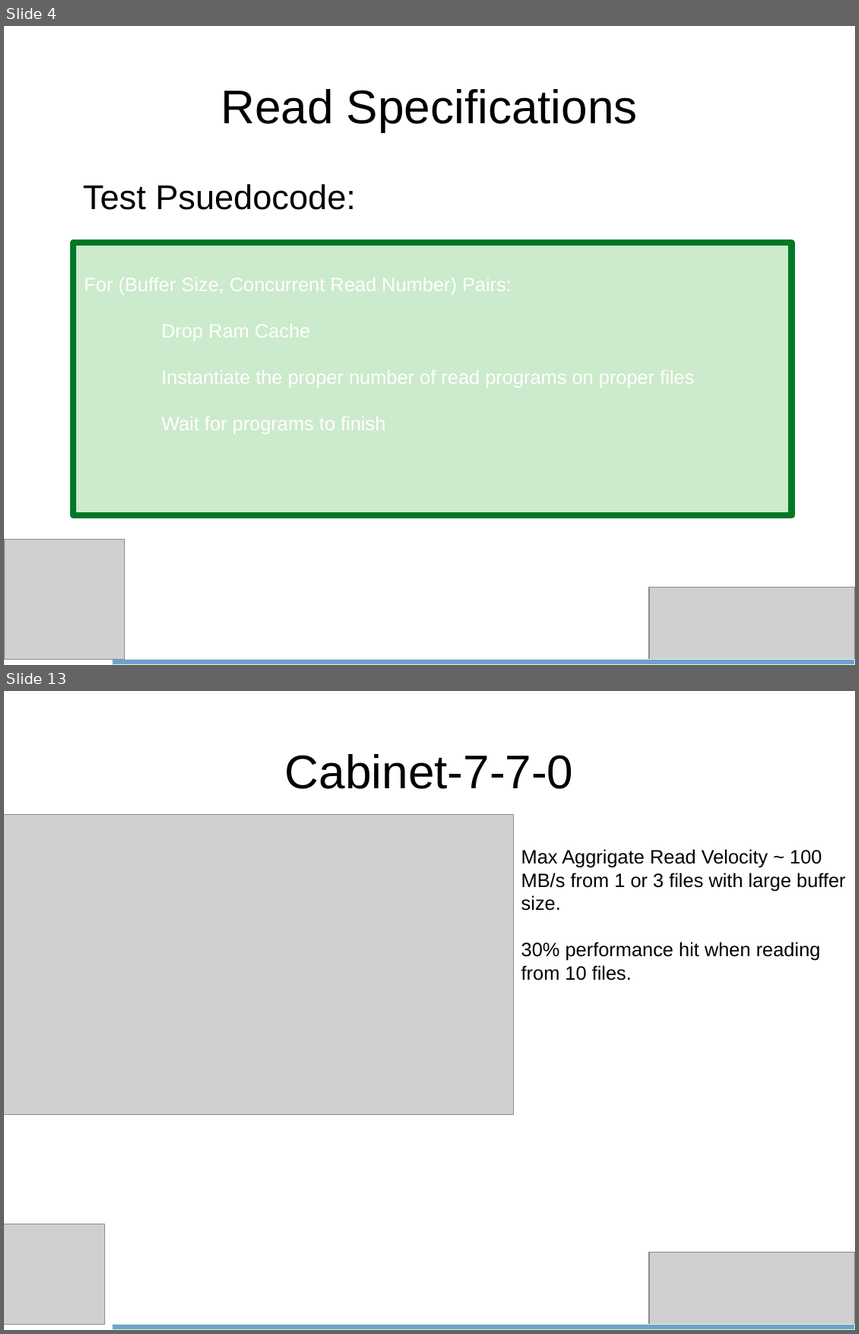
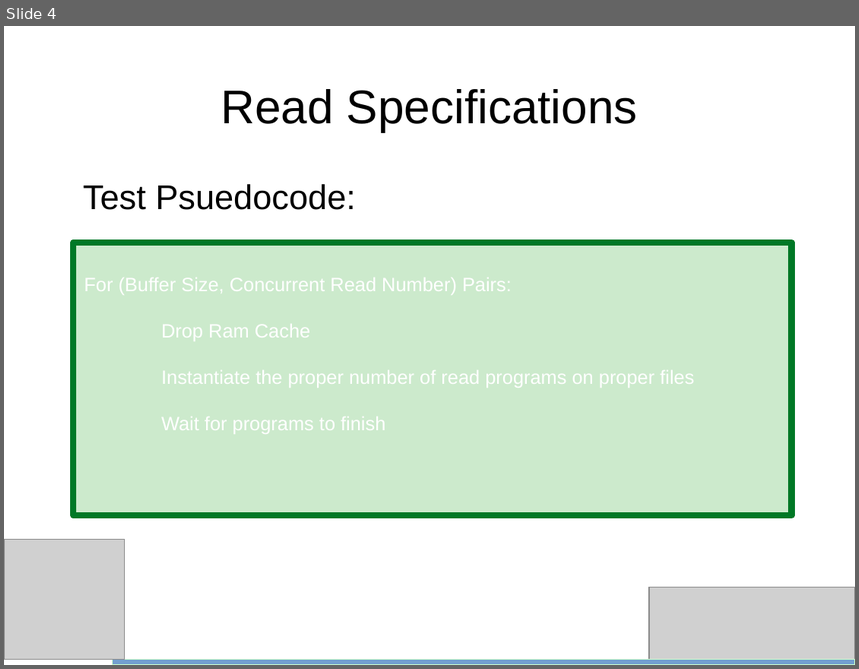
Before and after one commit to bth5032/CMS, a slide deck: Summer_2015/IOHeavyCI/Results/Powerpoints/condor_and_longrun.odp. Shown one above the other, each under a label of ours: slides 4 and 13 before the commit, slide 4 after it; the slides between them are not shown. The pictures are 859x1334 and 859x669 pixels, drawn with LibreOffice and Linux fonts; fonts in the diff are those of the drawing; grey boxes stand for pictures. Boxes give left, top, right and bottom in pixels: in the first picture for what was removed or moved away, otherwise in the second. Text is boxed around its words. In the diff, an @@ line names an element or a change of style, - is before the commit and + after.

```diff
--- a/Summer_2015/IOHeavyCI/Results/Powerpoints/condor_and_longrun.odp
+++ b/Summer_2015/IOHeavyCI/Results/Powerpoints/condor_and_longrun.odp
@@ slide 13 removed at <box>4,691,855,1330</box>, background #FFFFFF @@
@@ title removed at <box>285,754,574,789</box> @@
-Cabinet-7-7-0
@@ picture removed at <box>4,815,514,1114</box> @@
@@ text removed at <box>522,849,845,981</box> @@
-Max Aggrigate Read Velocity ~ 100 MB/s from 1 or 3 files with large buffer size.
-30% performance hit when reading from 10 files.
@@ picture removed at <box>4,1224,104,1324</box> @@
@@ picture removed at <box>649,1252,855,1330</box> @@
@@ rectangle removed at <box>112,1324,855,1330</box> @@
```
Also in this commit, not shown: 2 slides changed, 12 slides added, 7 other slides removed, 16 other files.
